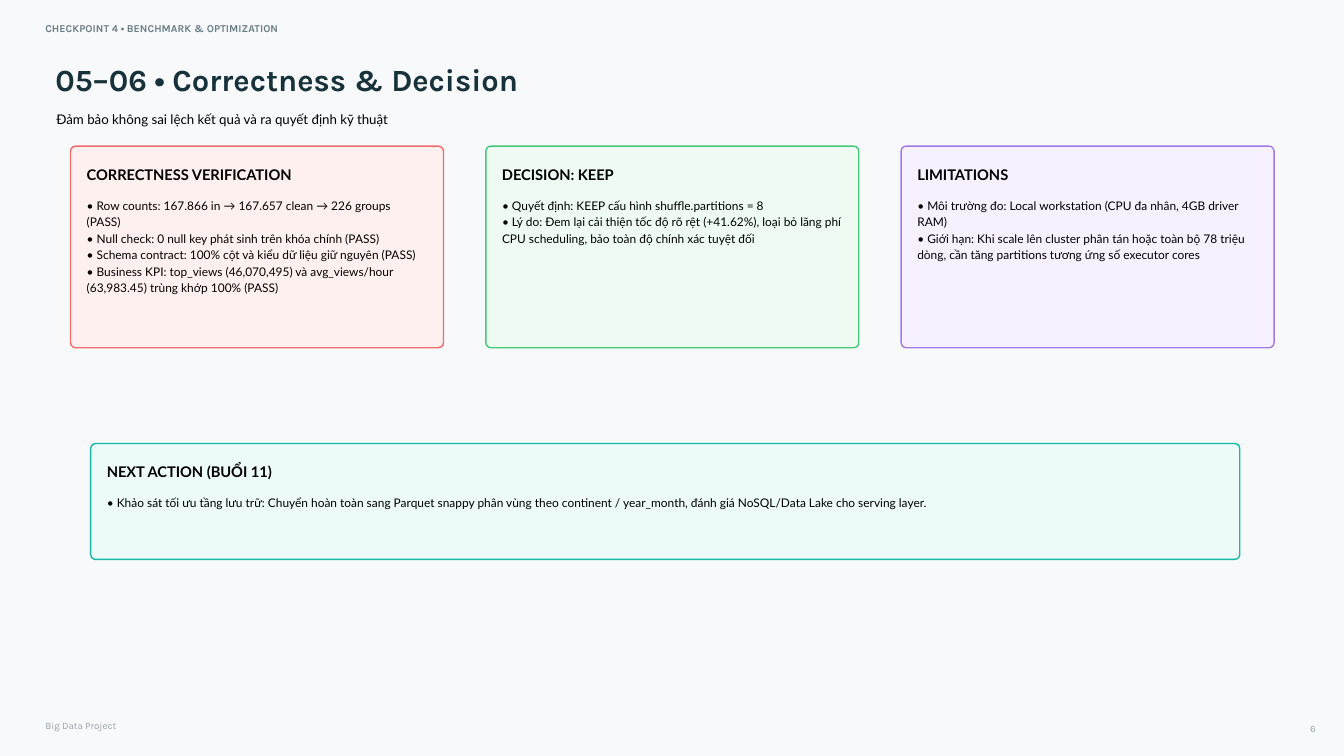
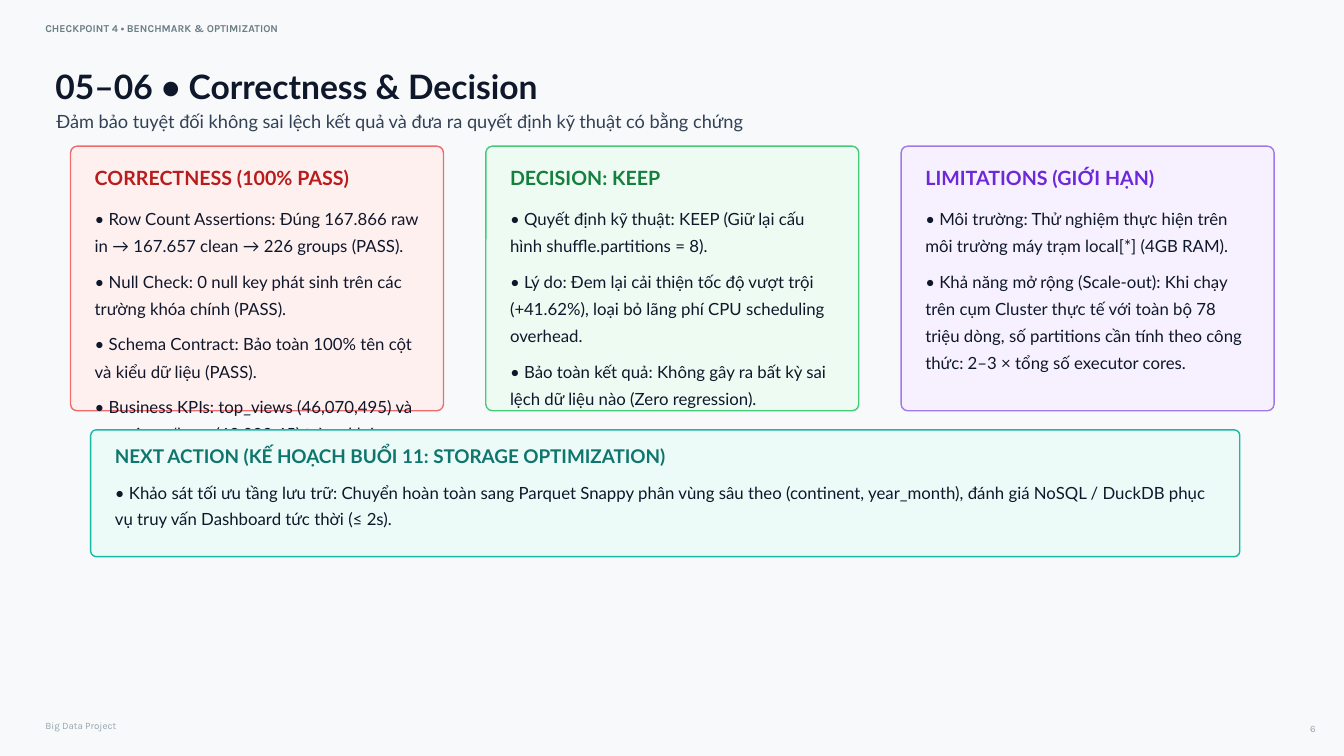
Before and after one commit to kichirou244/bigdata-project, a slide deck: slide 6 of reports/BigData_DoAn4_Checkpoint4_Report.pptx. Drawn at 1344x756 pixels with LibreOffice and Linux fonts; fonts in the diff are those of the drawing. Boxes give left, top, right and bottom in pixels: in the first picture for what was removed or moved away, otherwise in the second. Text is boxed around its words. In the diff, an @@ line names an element or a change of style, - is before the commit and + after.

Commit message:
fix(deck): upscale typography (12-14.5pt), enforce run-level WCAG high-contrast colors, fix layout collision

```diff
--- a/reports/BigData_DoAn4_Checkpoint4_Report.pptx
+++ b/reports/BigData_DoAn4_Checkpoint4_Report.pptx
@@ text "05–06 • Correctness & Decision" at [55,74,538,100]: size 22 to 24 pt, font Karla to Lato, text colour #18323C to #0F172A; line spacing 1 to 1.3; more space between paragraphs @@
@@ text at [56,113,743,132]: text changed; size 9.5 to 13 pt; text colour #000000 to #334155 @@
-Đảm bảo không sai lệch kết quả và ra quyết định kỹ thuật
+Đảm bảo tuyệt đối không sai lệch kết quả và đưa ra quyết định kỹ thuật có bằng chứng
@@ rounded rectangle: place and size @@
-rounded rectangle at [71,146,444,348]
+rounded rectangle at [71,146,444,410]
@@ rounded rectangle: place and size @@
-rounded rectangle at [486,146,859,348]
+rounded rectangle at [486,146,859,410]
@@ rounded rectangle: place and size @@
-rounded rectangle at [901,146,1274,348]
+rounded rectangle at [901,146,1274,410]
@@ text at [95,170,349,188]: text changed; size 10.5 to 14 pt; text colour #000000 to #B91C1C @@
-CORRECTNESS VERIFICATION
+CORRECTNESS (100% PASS)
@@ text "DECISION: KEEP" at [510,170,660,185]: size 10.5 to 14 pt, text colour #000000 to #15803D; line spacing 1.15 to 1.3; more space between paragraphs @@
@@ text at [925,168,1154,189]: text changed; size 10.5 to 14 pt; text colour #000000 to #6D28D9 @@
-LIMITATIONS
+LIMITATIONS (GIỚI HẠN)
@@ text at [95,212,418,463]: text changed; size 8.5 to 12 pt; text colour #000000 to #0F172A @@
-• Row counts: 167.866 in → 167.657 clean → 226 groups (PASS)
-• Null check: 0 null key phát sinh trên khóa chính (PASS)
-• Schema contract: 100% cột và kiểu dữ liệu giữ nguyên (PASS)
-• Business KPI: top_views (46,070,495) và avg_views/hour (63,983.45) trùng khớp 100% (PASS)
+• Row Count Assertions: Đúng 167.866 raw in → 167.657 clean → 226 groups (PASS).
+• Null Check: 0 null key phát sinh trên các trường khóa chính (PASS).
+• Schema Contract: Bảo toàn 100% tên cột và kiểu dữ liệu (PASS).
+• Business KPIs: top_views (46,070,495) và avg_views/hour (63,983.45) trùng khớp tuyệt đối (PASS).
@@ text at [510,211,826,408]: text changed; size 8.5 to 12 pt; text colour #000000 to #0F172A @@
-• Quyết định: KEEP cấu hình shuffle.partitions = 8
-• Lý do: Đem lại cải thiện tốc độ rõ rệt (+41.62%), loại bỏ lãng phí CPU scheduling, bảo toàn độ chính xác tuyệt đối
+• Quyết định kỹ thuật: KEEP (Giữ lại cấu hình shuffle.partitions = 8).
+• Lý do: Đem lại cải thiện tốc độ vượt trội (+41.62%), loại bỏ lãng phí CPU scheduling overhead.
+• Bảo toàn kết quả: Không gây ra bất kỳ sai lệch dữ liệu nào (Zero regression).
@@ text at [925,212,1241,372]: text changed; size 8.5 to 12 pt; text colour #000000 to #0F172A @@
-• Môi trường đo: Local workstation (CPU đa nhân, 4GB driver RAM)
-• Giới hạn: Khi scale lên cluster phân tán hoặc toàn bộ 78 triệu dòng, cần tăng partitions tương ứng số executor cores
+• Môi trường: Thử nghiệm thực hiện trên môi trường máy trạm local[*] (4GB RAM).
+• Khả năng mở rộng (Scale-out): Khi chạy trên cụm Cluster thực tế với toàn bộ 78 triệu dòng, số partitions cần tính theo công thức: 2–3 × tổng số executor cores.
@@ rounded rectangle: place and size @@
-rounded rectangle at [91,444,1240,560]
+rounded rectangle at [91,431,1240,558]
@@ text at [115,447,665,467]: text changed; size 10.5 to 13.5 pt; text colour #000000 to #0F766E @@
-NEXT ACTION (BUỔI 11)
+NEXT ACTION (KẾ HOẠCH BUỔI 11: STORAGE OPTIMIZATION)
@@ text at [115,485,1205,528]: text changed; size 8.5 to 12 pt; text colour #000000 to #0F172A @@
-• Khảo sát tối ưu tầng lưu trữ: Chuyển hoàn toàn sang Parquet snappy phân vùng theo continent / year_month, đánh giá NoSQL/Data Lake cho serving layer.
+• Khảo sát tối ưu tầng lưu trữ: Chuyển hoàn toàn sang Parquet Snappy phân vùng sâu theo (continent, year_month), đánh giá NoSQL / DuckDB phục vụ truy vấn Dashboard tức thời (≤ 2s).
```
Also in this commit, not shown: 5 other slides changed, 5 other files.
